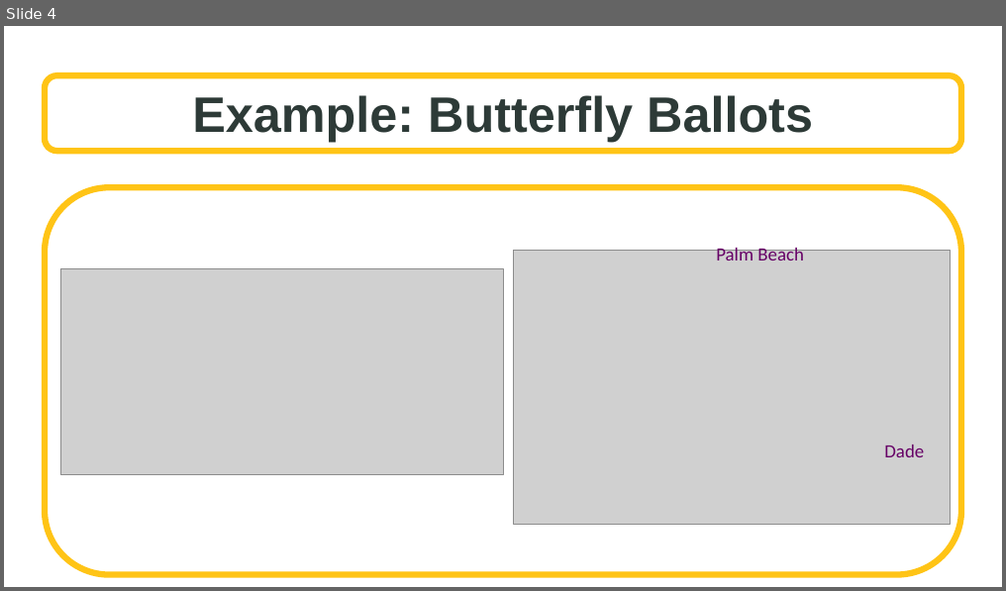
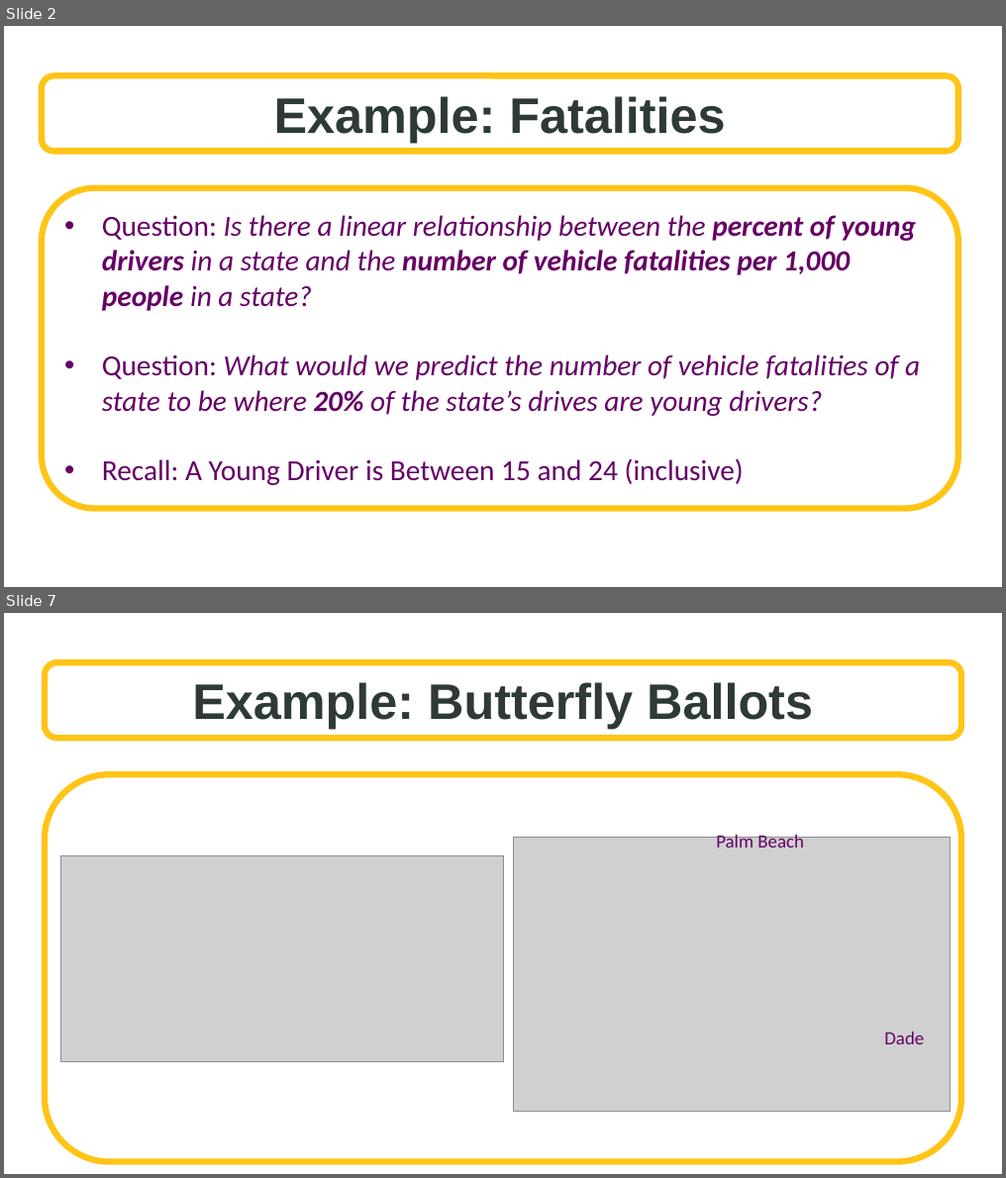
Before and after one commit to SuperMarioGiacomazzo/STOR455_WEBSITE, a slide deck: Lectures/12 - Intervals for Prediction.pptx. Shown one above the other, each under a label of ours: slide 4 before the commit, slides 2 and 7 after it; the slides between them are not shown. The pictures are 1006x591 and 1006x1178 pixels, drawn with LibreOffice and Linux fonts; fonts in the diff are those of the drawing; grey boxes stand for pictures; background and template pictures are left out. Boxes give left, top, right and bottom in pixels: in the first picture for what was removed or moved away, otherwise in the second. Text is boxed around its words. In the diff, an @@ line names an element or a change of style, - is before the commit and + after.

```diff
--- a/Lectures/12 - Intervals for Prediction.pptx
+++ b/Lectures/12 - Intervals for Prediction.pptx
@@ slide 2 added at (x1=4, y1=26, x2=1002, y2=587), background picture (left out) @@
@@ rounded rectangle added at (x1=42, y1=76, x2=958, y2=152), fill #FFFFFF at 70% opacity, outline #FFC416 6 pt, 48 pt, text #2D3A37, bold @@
+Example: Fatalities
@@ rounded rectangle added at (x1=42, y1=188, x2=958, y2=509), fill #FFFFFF, outline #FFC416 6 pt, 28 pt, text #660066, italic @@
+• Question: Is there a linear relationship between the percent of young drivers in a state and the number of vehicle fatalities per 1,000 people in a state?
+• Question: What would we predict the number of vehicle fatalities of a state to be where 20% of the state’s drives are young drivers?
+• Recall: A Young Driver is Between 15 and 24 (inclusive)
@@ what was slide 4 is now slide 7 @@
```
Also in this commit, not shown: 2 slides changed, 3 other slides added, 1 slide removed, 8 other files.
